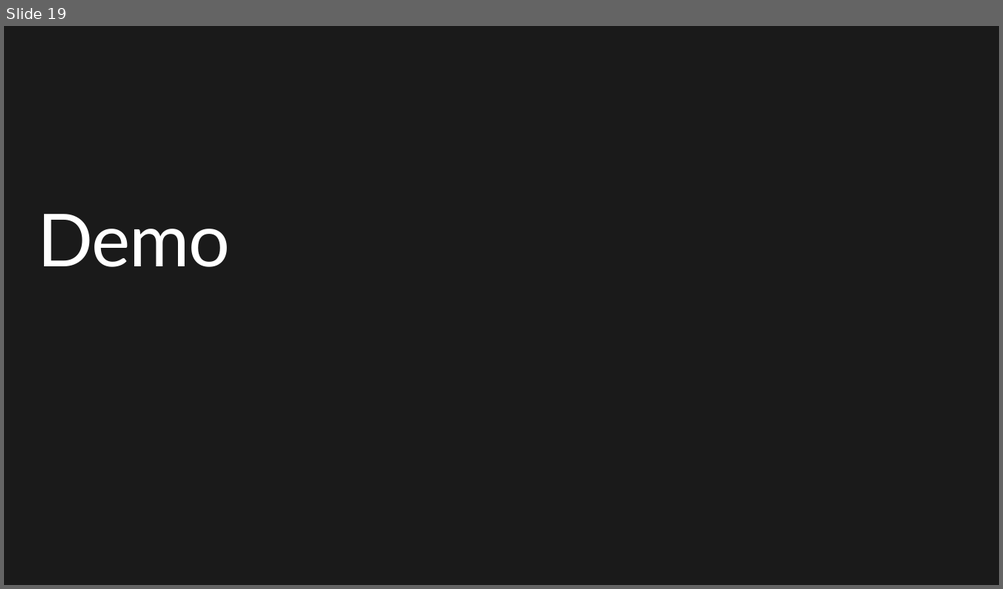
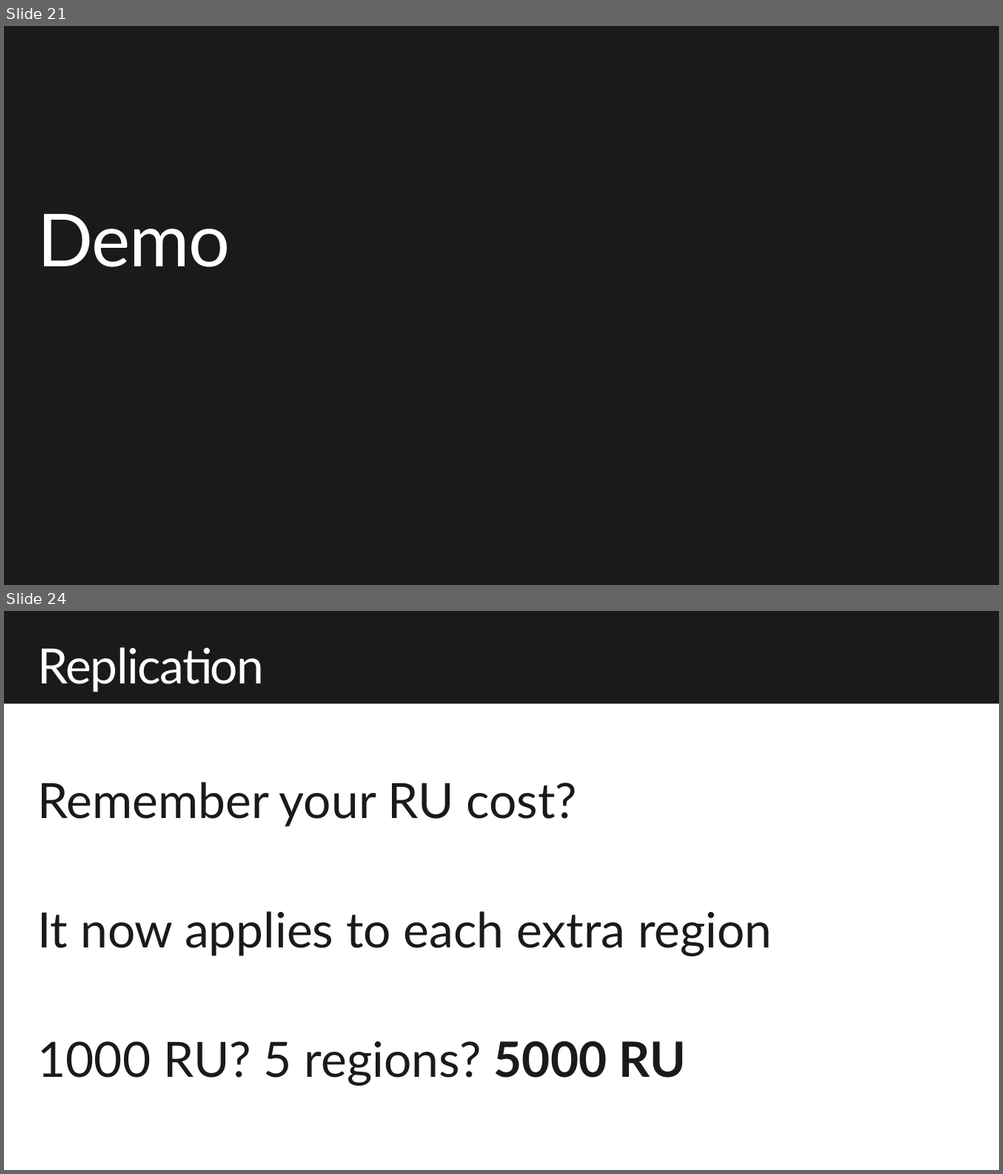
Before and after one commit to dmakogon/decode2018, a slide deck: decode2018_cosmosdb.pptx. Shown one above the other, each under a label of ours: slide 19 before the commit, slides 21 and 24 after it; the slides between them are not shown. The pictures are 1003x589 and 1003x1174 pixels, drawn with LibreOffice and Linux fonts; fonts in the diff are those of the drawing; background and template pictures are left out. Boxes give left, top, right and bottom in pixels: in the first picture for what was removed or moved away, otherwise in the second. Text is boxed around its words. In the diff, an @@ line names an element or a change of style, - is before the commit and + after.

```diff
--- a/decode2018_cosmosdb.pptx
+++ b/decode2018_cosmosdb.pptx
@@ slide 24 added at (4,611,999,1170), background #FFFFFF @@
@@ rectangle added at (4,611,999,704), fill #1A1A1A @@
@@ title added at (37,647,263,692), 48 pt, text #FFFFFF @@
+Replication
@@ text added at (37,782,772,1086), 48 pt, text #1A1A1A @@
+Remember your RU cost?
+It now applies to each extra region
+1000 RU? 5 regions? 5000 RU
@@ what was slide 19 is now slide 21 @@
```
Also in this commit, not shown: 4 slides changed, 5 other slides added, 7 slides removed.
